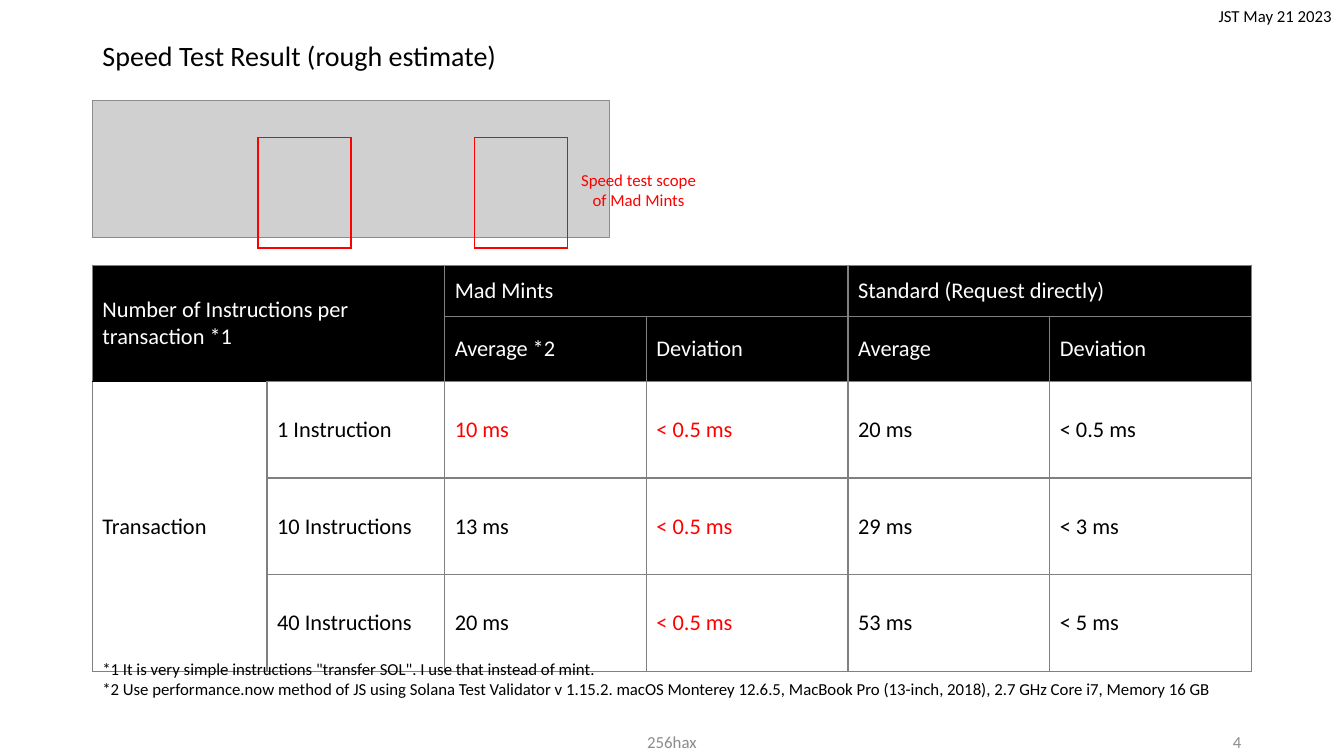
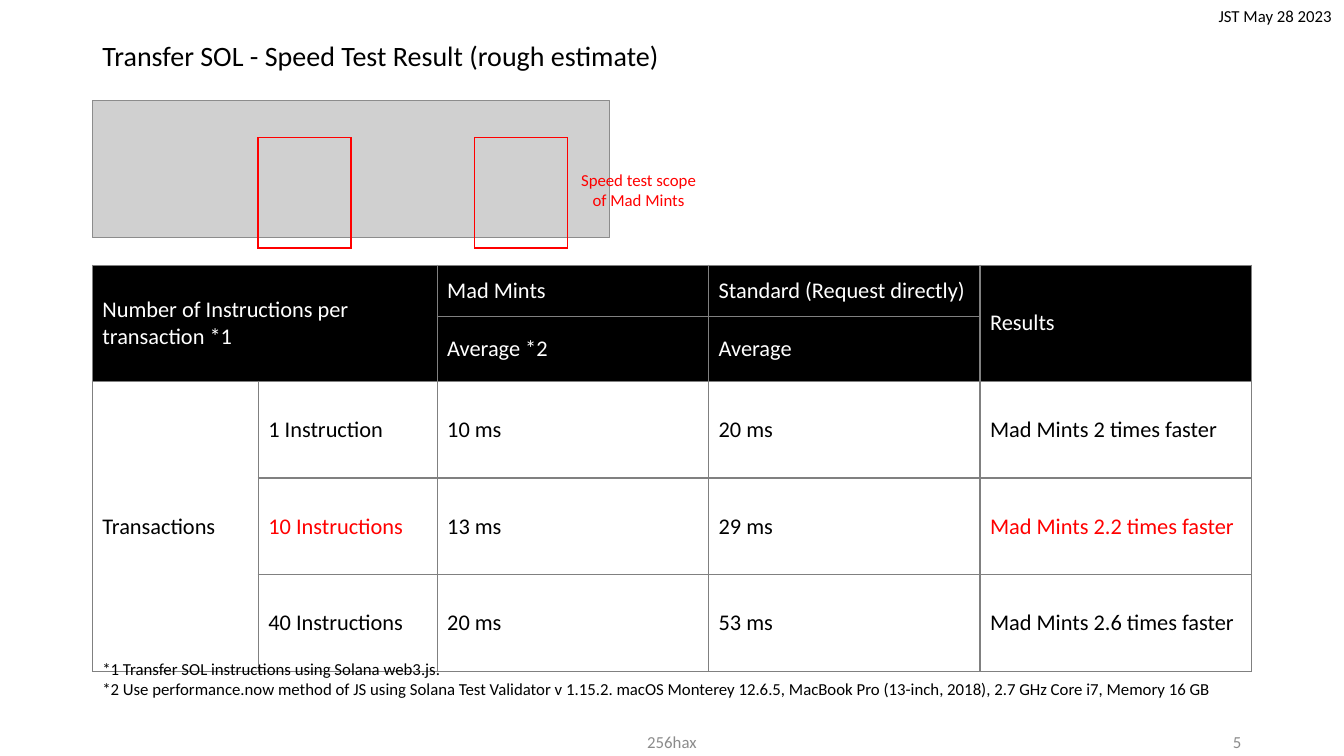
Before and after one commit to 256hax/mad-mints, a slide deck: slide 6 of docs/Mad-Mints.pptx (slide 5 before the commit). Drawn at 1344x756 pixels with LibreOffice and Linux fonts; fonts in the diff are those of the drawing; grey boxes stand for pictures; background and template pictures are left out. Boxes give left, top, right and bottom in pixels: in the first picture for what was removed or moved away, otherwise in the second. Text is boxed around its words. In the diff, an @@ line names an element or a change of style, - is before the commit and + after.

```diff
--- a/docs/Mad-Mints.pptx
+++ b/docs/Mad-Mints.pptx
@@ text at bbox=[1219, 10, 1332, 25]: text changed @@
-JST May 21 2023
+JST May 28 2023
@@ title at bbox=[102, 45, 658, 71]: text changed @@
-Speed Test Result (rough estimate)
+Transfer SOL - Speed Test Result (rough estimate)
@@ table at bbox=[93, 265, 1251, 644] @@
-column 1, row 3: Transaction
+column 1, row 3: Transactions
-column 4:  | Deviation | < 0.5 ms | < 0.5 ms | < 0.5 ms
-column 6:  | Deviation | < 0.5 ms | < 3 ms | < 5 ms
+column 5: Results |  | Mad Mints 2 times faster | Mad Mints 2.2 times faster | Mad Mints 2.6 times faster
@@ text at bbox=[102, 662, 441, 678]: text changed @@
-*1 It is very simple instructions "transfer SOL". I use that instead of mint.
+*1 Transfer SOL instructions using Solana web3.js.
@@ page number at bbox=[1233, 737, 1241, 748]: text changed @@
-4
+5
```
Also in this commit, not shown: 2 other slides changed, 2 slides added.
